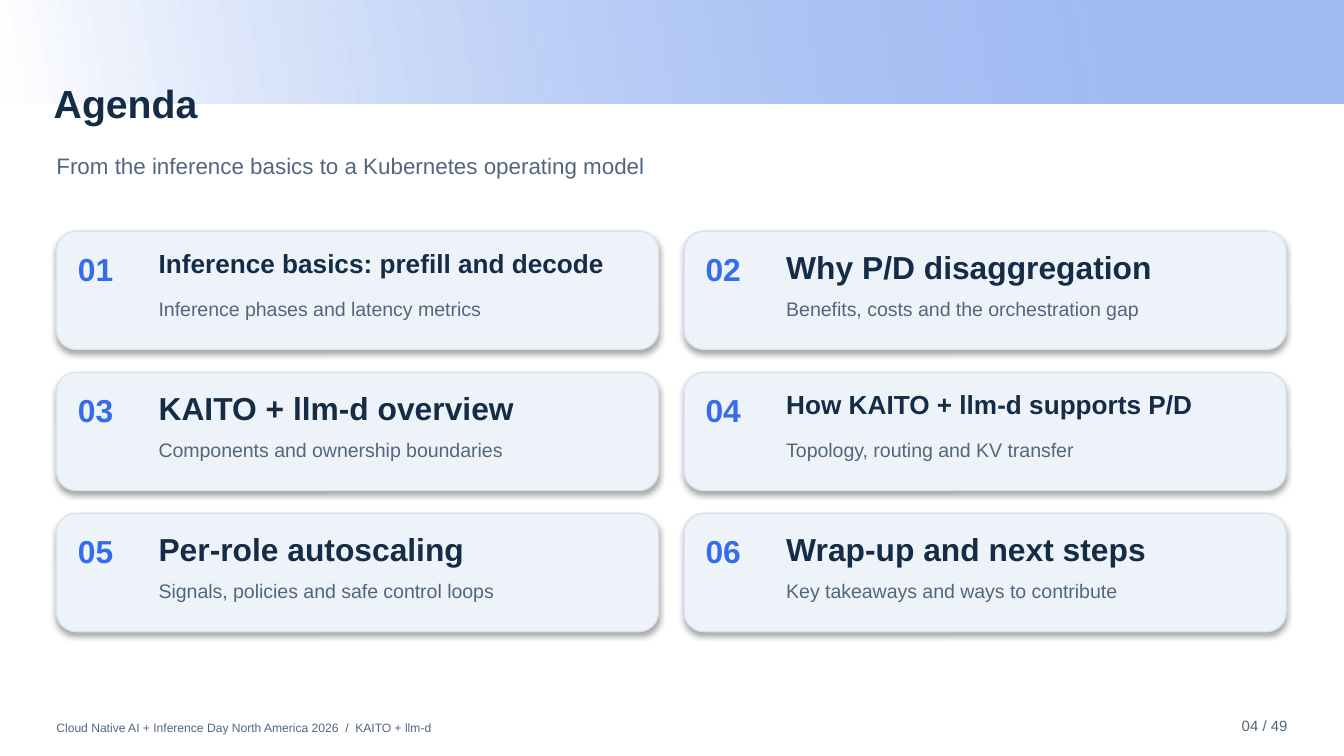
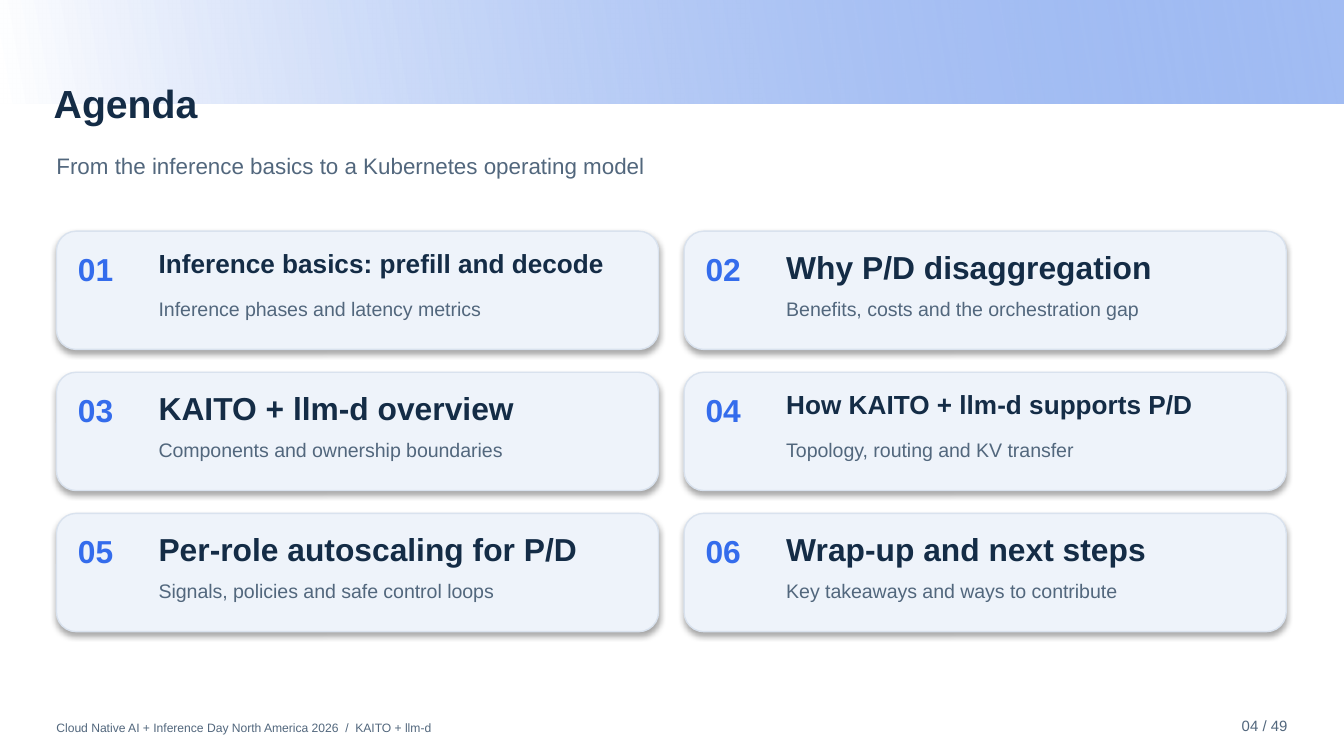
Before and after one commit to andyzhangx/demo, a slide deck: slide 4 of llm/pd-disaggregation/kubecon-na-2026-pd-disaggregation-kaito-llmd.pptx. Drawn at 1344x756 pixels with LibreOffice and Linux fonts; fonts in the diff are those of the drawing; background and template pictures are left out. Boxes give left, top, right and bottom in pixels: in the first picture for what was removed or moved away, otherwise in the second. Text is boxed around its words. In the diff, an @@ line names an element or a change of style, - is before the commit and + after.

Commit message:
Clarify P/D scope of per-role autoscaling in agenda

```diff
--- a/llm/pd-disaggregation/kubecon-na-2026-pd-disaggregation-kaito-llmd.pptx
+++ b/llm/pd-disaggregation/kubecon-na-2026-pd-disaggregation-kaito-llmd.pptx
@@ text at (159, 538, 577, 567): text changed @@
-Per-role autoscaling
+Per-role autoscaling for P/D
```
